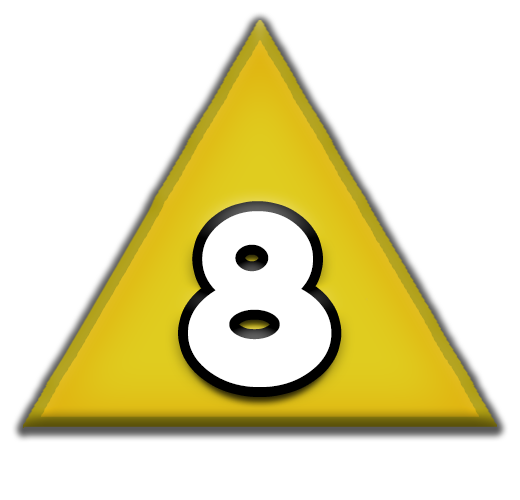
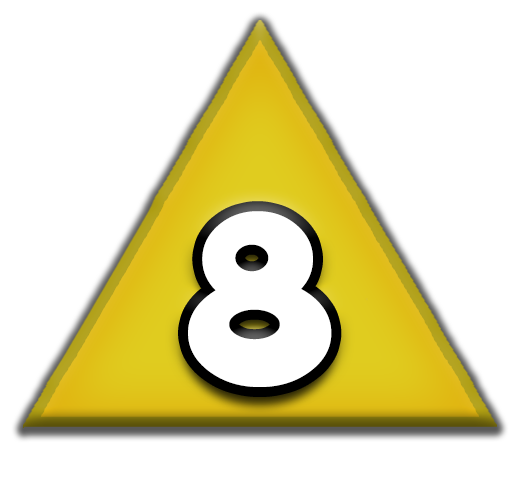
Layer changes from the first 520 × 500 image to the second:
pixels changed over [177, 255, 342, 414] (layer not identified)
